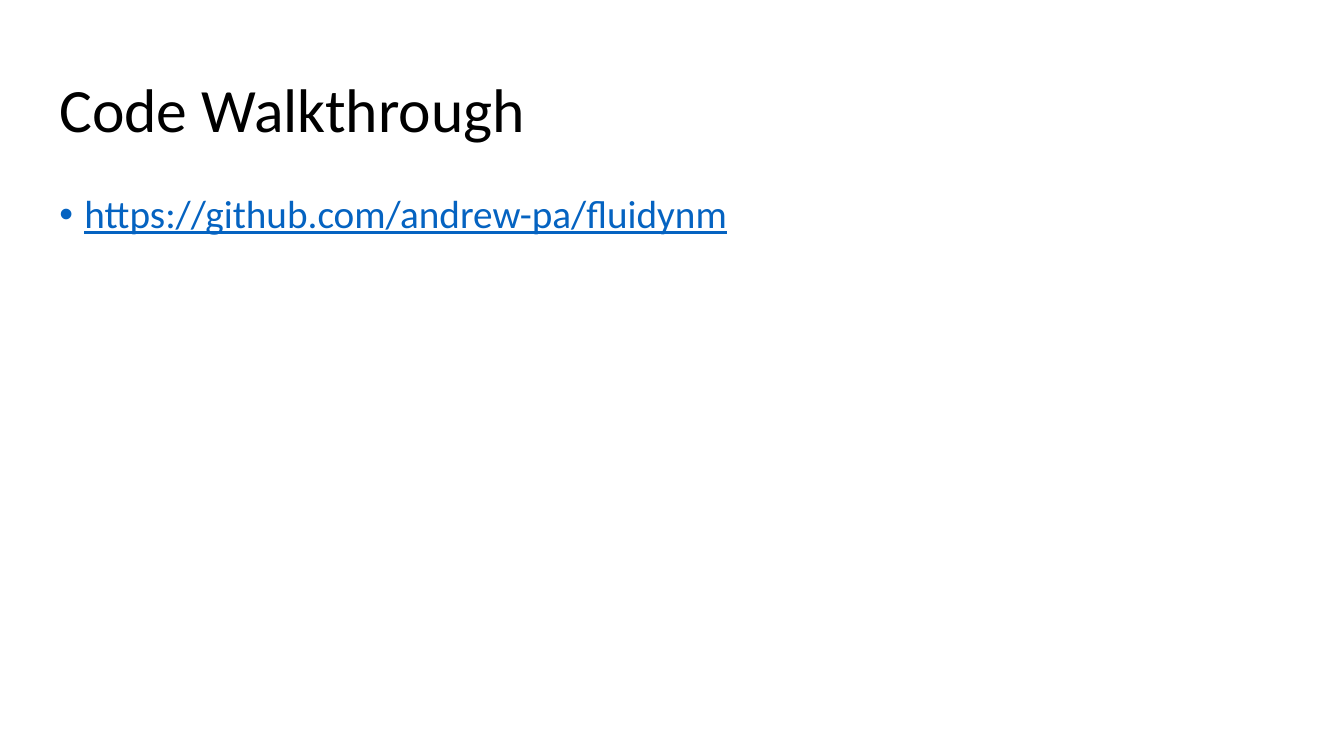
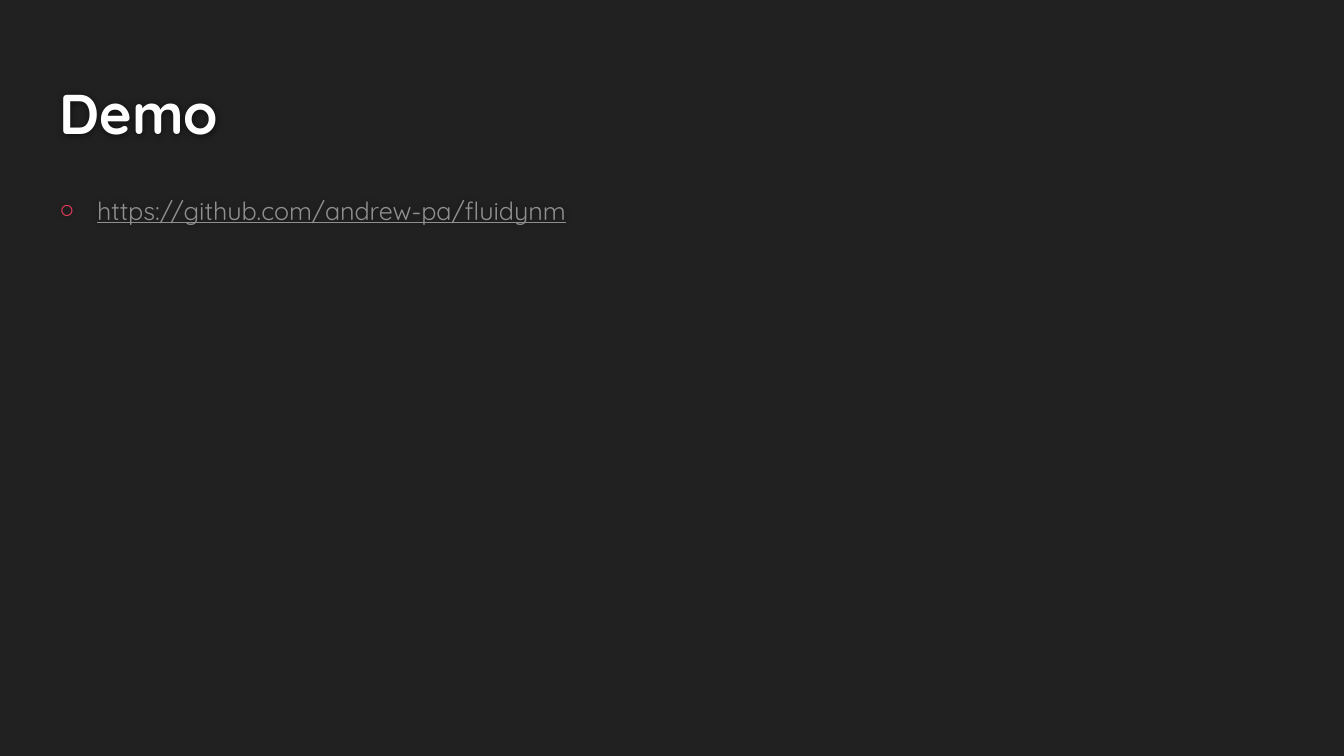
Before and after one commit to andrew-pa/fluidynm, a slide deck: slide 10 of Navier Stokes Presentation.pptx (slide 9 before the commit). Drawn at 1344x756 pixels with LibreOffice and Linux fonts; fonts in the diff are those of the drawing. Boxes give left, top, right and bottom in pixels: in the first picture for what was removed or moved away, otherwise in the second. Text is boxed around its words. In the diff, an @@ line names an element or a change of style, - is before the commit and + after.

```diff
--- a/Navier Stokes Presentation.pptx
+++ b/Navier Stokes Presentation.pptx
@@ background #FFFFFF to #212121 @@
@@ title at (x1=59, y1=95, x2=218, y2=135): text changed; size 33 to 30 pt; font Calibri to Quicksand; text colour #000000 to #FEFEFE; bold on @@
-Code Walkthrough
+Demo
@@ text "https://github.com/andrew-pa/fluidynm" at (x1=97, y1=200, x2=566, y2=225): size 21 to 13.5 pt, font Calibri to Quicksand, text colour #0563C1 to #8F8F8F; bullet • to ○; line spacing 0.9 to 1; more space between paragraphs @@
```
Also in this commit, not shown: 9 other slides changed, 1 slide added, 1 other file.
